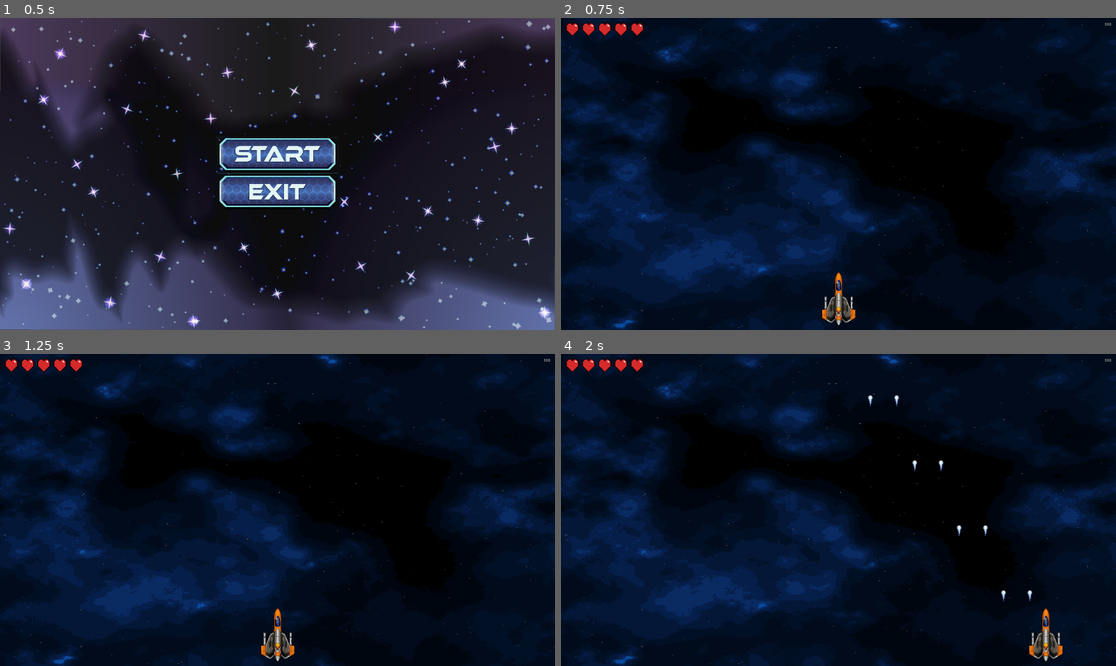
Above: before the commit, frames 1-4 (two rows, left to right).
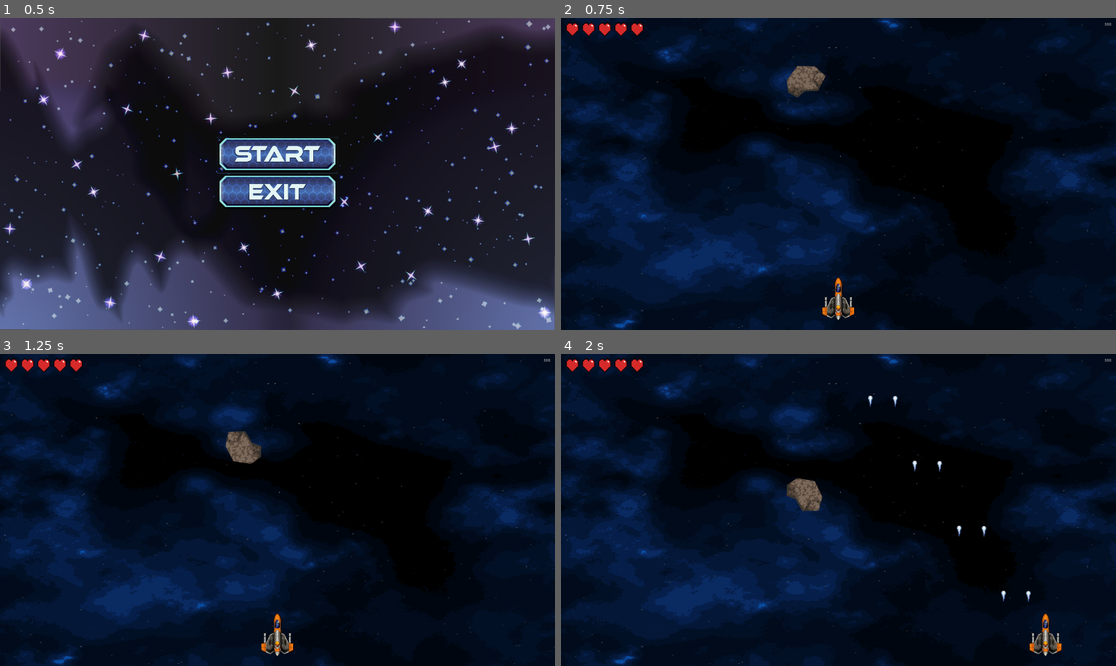
Above: after the commit, the same moments.

Repository: HalysonItallo/Opensole
Game: Godot game, scene res://scenes/menu/menu.tscn
Two runs of this game, one before a commit and one after it. Both use one fixed random seed, a clock stepped at 60 frames per second and the inputs below.
Inputs (mouse positions are in pixels of both pictures, inside the frame that each line leads up to):
- Up to frame 1 (0.5 s): no input
- Up to frame 2 (0.75 s): click (838, 155) at 0.5 s
- Up to frame 3 (1.25 s): no input
- Up to frame 4 (2 s): move the mouse to (960, 494) at 1.27 s; hold Right (ui_right) from 1.28 s (still down); hold Space (shoot) from 1.28 s (still down)

Frame 1 is identical in both runs. In frame 2, 0.9% of the frame differs, in the area x 40-54%, y 15-99%; in frame 3, 0.9%; in frame 4, 1.0%, in the area x 40-91%, y 13-99%.

Commit message:
add asteroid and shield

Diff:
--- /dev/null
+++ b/asteroid/Asteroid.gd
@@ -0,0 +1,47 @@
+extends Area2D
+
+export var minSpeed: float = 32
+export var maxSpeed: float = 256
+export var minRotationRate = -256
+export var maxRotationRate = 256
+
+export var lifePoints: int = 15
+
+var speed: float = 0
+var rotationRate: float = 0
+var playerInArea: Player = null
+
+
+func _ready():
+	speed = rand_range(minSpeed, maxSpeed)
+	rotationRate = rand_range(minRotationRate, maxRotationRate)
+
+
+func _process(delta):
+	if playerInArea != null:
+		playerInArea.takeDamage(1)
+
+
+func _physics_process(delta):
+	position.y += speed * delta
+	rotation_degrees += rotationRate * delta
+
+
+func _on_VisibilityNotifier2D_screen_exited():
+	queue_free()
+
+
+func _on_Asteroid_area_entered(area):
+	if area is Player:
+		playerInArea = area
+
+
+func _on_Asteroid_area_exited(area):
+	if area is Player:
+		playerInArea = null
+
+
+func takeDamage(damageAmount: int):
+	lifePoints -= damageAmount
+	if lifePoints <= 0:
+		queue_free()
--- /dev/null
+++ b/asteroid/Asteroid.tscn
@@ -0,0 +1,21 @@
+[gd_scene load_steps=3 format=2]
+
+[ext_resource path="res://assets/sprites/gameplay/asteroid_big.png" type="Texture" id=1]
+[ext_resource path="res://asteroid/Asteroid.gd" type="Script" id=2]
+
+[node name="Asteroid" type="Area2D" groups=["damageable"]]
+script = ExtResource( 2 )
+
+[node name="Sprite" type="Sprite" parent="."]
+texture = ExtResource( 1 )
+
+[node name="CollisionPolygon2D" type="CollisionPolygon2D" parent="."]
+polygon = PoolVector2Array( -44, -40, 15, -54, 59, -16, 67, 32, 16, 55, -21, 27, -53, 28, -67, -6 )
+
+[node name="VisibilityNotifier2D" type="VisibilityNotifier2D" parent="."]
+position = Vector2( -0.499999, 0.499997 )
+scale = Vector2( 6.95, 5.75 )
+
+[connection signal="area_entered" from="." to="." method="_on_Asteroid_area_entered"]
+[connection signal="area_exited" from="." to="." method="_on_Asteroid_area_exited"]
+[connection signal="screen_exited" from="VisibilityNotifier2D" to="." method="_on_VisibilityNotifier2D_screen_exited"]
--- a/bullet/Bullet.gd
+++ b/bullet/Bullet.gd
@@ -8,3 +8,9 @@
 
 func _on_VisibilityNotifier2D_screen_exited():
 	queue_free() # para a bala deixar de existir ao sair da tela
+
+
+func _on_Bullet_area_entered(area):
+	if area.is_in_group("damageable"):
+		area.takeDamage(1)
+		queue_free()
--- a/bullet/Bullet.tscn
+++ b/bullet/Bullet.tscn
@@ -21,7 +21,8 @@
 shape = SubResource( 1 )
 
 [node name="VisibilityNotifier2D" type="VisibilityNotifier2D" parent="."]
-position = Vector2( 1.25, -2 )
-scale = Vector2( -0.917389, 2.22287 )
+position = Vector2( 1.01613, -1.10101 )
+scale = Vector2( -1.04991, 2.25324 )
 
+[connection signal="area_entered" from="." to="." method="_on_Bullet_area_entered"]
 [connection signal="screen_exited" from="VisibilityNotifier2D" to="." method="_on_VisibilityNotifier2D_screen_exited"]
--- a/player/Player.gd
+++ b/player/Player.gd
@@ -1,21 +1,27 @@
 extends Area2D
+class_name Player
 
 export var speed: float = 1024
 export var fireDelay: float = 0.15
+export var life: int = 5
+export var damageInvincibilityTime: float = 1.5
 
 var velocity := Vector2(0, 0)
-var shootType = 1
 
 onready var bullet_instance = preload("res://bullet/Bullet.tscn") # instancia do projetil
 
+onready var shootPositions := $ShootPositions
 onready var fireDelayTimer := $FireDelay
-onready var shootPositions := $ShootPositions
+onready var invincibilityTimer := $Invincibility
+onready var shieldSprite := $Shield
 
 func _ready():
 	var viewportSize := get_viewport_rect().size
 	var yOffset = (viewportSize.y * 10) / 100 # 10% acima
 	position.x = viewportSize.x / 2.0 # Metade da tela à direita (na verdade centraliza, começando de 0,0)
 	position.y = viewportSize.y - yOffset
+
+	shieldSprite.visible  = false
 
 
 func _process(delta):
@@ -62,3 +68,21 @@
 		var bullet = bullet_instance.instance()
 		bullet.global_position = child.global_position
 		get_tree().current_scene.add_child(bullet)
+
+
+func takeDamage(damageAmount: int):
+	if !invincibilityTimer.is_stopped():
+		return
+
+	invincibilityTimer.start(damageInvincibilityTime)
+	shieldSprite.visible = true
+
+	life -= damageAmount
+	if (life <= 0):
+		print("You died")
+		queue_free()
+
+
+
+func _on_Invincibility_timeout():
+	shieldSprite.visible = false
--- a/player/Player.tscn
+++ b/player/Player.tscn
@@ -1,7 +1,8 @@
-[gd_scene load_steps=4 format=2]
+[gd_scene load_steps=5 format=2]
 
 [ext_resource path="res://assets/sprites/spaceships/nave1.png" type="Texture" id=1]
 [ext_resource path="res://player/Player.gd" type="Script" id=2]
+[ext_resource path="res://assets/sprites/gameplay/shield.PNG" type="Texture" id=3]
 
 [sub_resource type="CircleShape2D" id=1]
 radius = 93.0
@@ -10,6 +11,7 @@
 script = ExtResource( 2 )
 
 [node name="Sprite" type="Sprite" parent="."]
+scale = Vector2( -0.96, 0.8 )
 texture = ExtResource( 1 )
 
 [node name="CollisionShape2D" type="CollisionShape2D" parent="."]
@@ -19,10 +21,19 @@
 [node name="ShootPositions" type="Node2D" parent="."]
 
 [node name="LeftGun" type="Node2D" parent="ShootPositions"]
-position = Vector2( -45, -10 )
+position = Vector2( -45, -9 )
 
 [node name="RightGun" type="Node2D" parent="ShootPositions"]
-position = Vector2( 46, -10 )
+position = Vector2( 41, -8 )
 
 [node name="FireDelay" type="Timer" parent="."]
 one_shot = true
+
+[node name="Invincibility" type="Timer" parent="."]
+one_shot = true
+
+[node name="Shield" type="Sprite" parent="."]
+scale = Vector2( 0.8, 0.8 )
+texture = ExtResource( 3 )
+
+[connection signal="timeout" from="Invincibility" to="." method="_on_Invincibility_timeout"]
--- a/project.godot
+++ b/project.godot
@@ -7,6 +7,16 @@
 ;   param=value ; assign values to parameters
 
 config_version=4
+
+_global_script_classes=[ {
+"base": "Area2D",
+"class": "Player",
+"language": "GDScript",
+"path": "res://player/Player.gd"
+} ]
+_global_script_class_icons={
+"Player": ""
+}
 
 [application]
 
--- a/scenes/menu/menu.tscn
+++ b/scenes/menu/menu.tscn
@@ -14,9 +14,6 @@
 anchor_bottom = 1.0
 focus_neighbour_bottom = NodePath("VBoxContainer/StartButton")
 script = ExtResource( 1 )
-__meta__ = {
-"_edit_use_anchors_": false
-}
 
 [node name="Sprite" type="Sprite" parent="."]
 position = Vector2( 960, 540 )
--- a/scenes/spaceship/game.tscn
+++ /dev/null
@@ -1,19 +0,0 @@
-[gd_scene load_steps=4 format=2]
-
-[ext_resource path="res://assets/sprites/background/Nebula Aqua-Pink.png" type="Texture" id=1]
-[ext_resource path="res://assets/sprites/spaceships/nave1.png" type="Texture" id=2]
-[ext_resource path="res://scripts/spaceship/ship.gd" type="Script" id=3]
-
-[node name="game" type="Node2D"]
-
-[node name="BG-nebula" type="Sprite" parent="."]
-texture = ExtResource( 1 )
-centered = false
-
-[node name="ship" type="Node2D" parent="BG-nebula"]
-script = ExtResource( 3 )
-
-[node name="Nave1" type="Sprite" parent="BG-nebula/ship"]
-position = Vector2( 2048, 3797 )
-scale = Vector2( 3, 3 )
-texture = ExtResource( 2 )
--- a/scenes/spaceship/game2.tscn
+++ /dev/null
@@ -1,25 +0,0 @@
-[gd_scene load_steps=4 format=2]
-
-[ext_resource path="res://scenes/spaceship/game.tscn" type="PackedScene" id=1]
-[ext_resource path="res://scripts/spaceship/ship.gd" type="Script" id=2]
-[ext_resource path="res://assets/sprites/spaceships/nave1.png" type="Texture" id=3]
-
-[node name="game" instance=ExtResource( 1 )]
-
-[node name="BG-nebula" parent="." index="0"]
-scale = Vector2( 0.469482, 0.263154 )
-
-[node name="ship2" type="Node2D" parent="BG-nebula" index="0"]
-scale = Vector2( 1.0026, 1.0026 )
-script = ExtResource( 2 )
-
-[node name="Nave1" type="Sprite" parent="BG-nebula/ship2" index="0"]
-position = Vector2( 2048, 2750 )
-scale = Vector2( 2, 3 )
-texture = ExtResource( 3 )
-
-[node name="ship" parent="BG-nebula" index="1"]
-visible = false
-
-[node name="Nave1" parent="BG-nebula/ship" index="0"]
-visible = false
--- a/scenes/spaceship/spacecombat1.tscn
+++ b/scenes/spaceship/spacecombat1.tscn
@@ -1,9 +1,10 @@
-[gd_scene load_steps=5 format=2]
+[gd_scene load_steps=6 format=2]
 
 [ext_resource path="res://player/Player.tscn" type="PackedScene" id=1]
 [ext_resource path="res://scenes/spaceship/AudioStreamPlayer.gd" type="Script" id=2]
 [ext_resource path="res://assets/sprites/background/stage_01.png" type="Texture" id=3]
 [ext_resource path="res://hud/HUD.tscn" type="PackedScene" id=4]
+[ext_resource path="res://asteroid/Asteroid.tscn" type="PackedScene" id=5]
 
 [node name="Gameplay" type="Node"]
 
@@ -18,3 +19,8 @@
 script = ExtResource( 2 )
 
 [node name="HUD" parent="." instance=ExtResource( 4 )]
+
+[node name="Asteroid" parent="." instance=ExtResource( 5 )]
+position = Vector2( 842, 183 )
+
+[connection signal="area_entered" from="Asteroid" to="Asteroid" method="_on_Asateroid_area_entered"]
Binary file added: assets/sprites/gameplay/asteroid_big.png
Not shown, added: assets/sprites/gameplay/asteroid_big.png.import
Binary file added: assets/sprites/gameplay/asteroid_small.png
Not shown, added: assets/sprites/gameplay/asteroid_small.png.import
Binary file added: assets/sprites/gameplay/shield.PNG
Not shown, added: assets/sprites/gameplay/shield.PNG.import
Not shown, added: .gitignore
Not shown, removed: assets/sprites/spaceships/modules/1/Thumbs.db
Not shown, removed: assets/sprites/spaceships/modules/2/power/Thumbs.db
Not shown, removed: assets/sprites/spaceships/modules/3/Thumbs.db
Not shown, removed: assets/sprites/spaceships/modules/3/power/Thumbs.db
